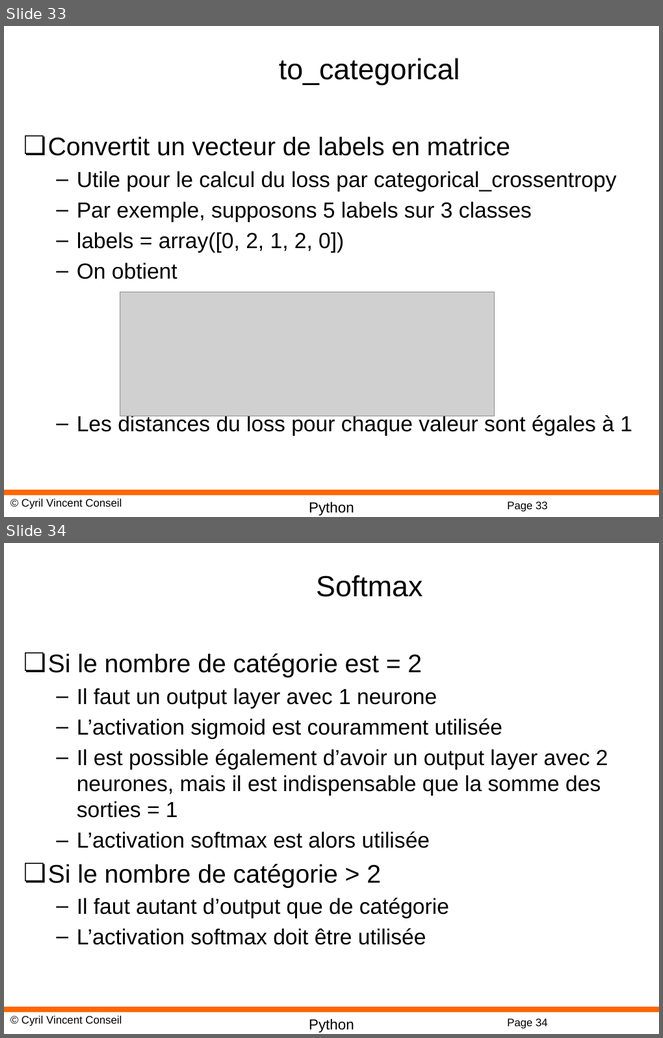
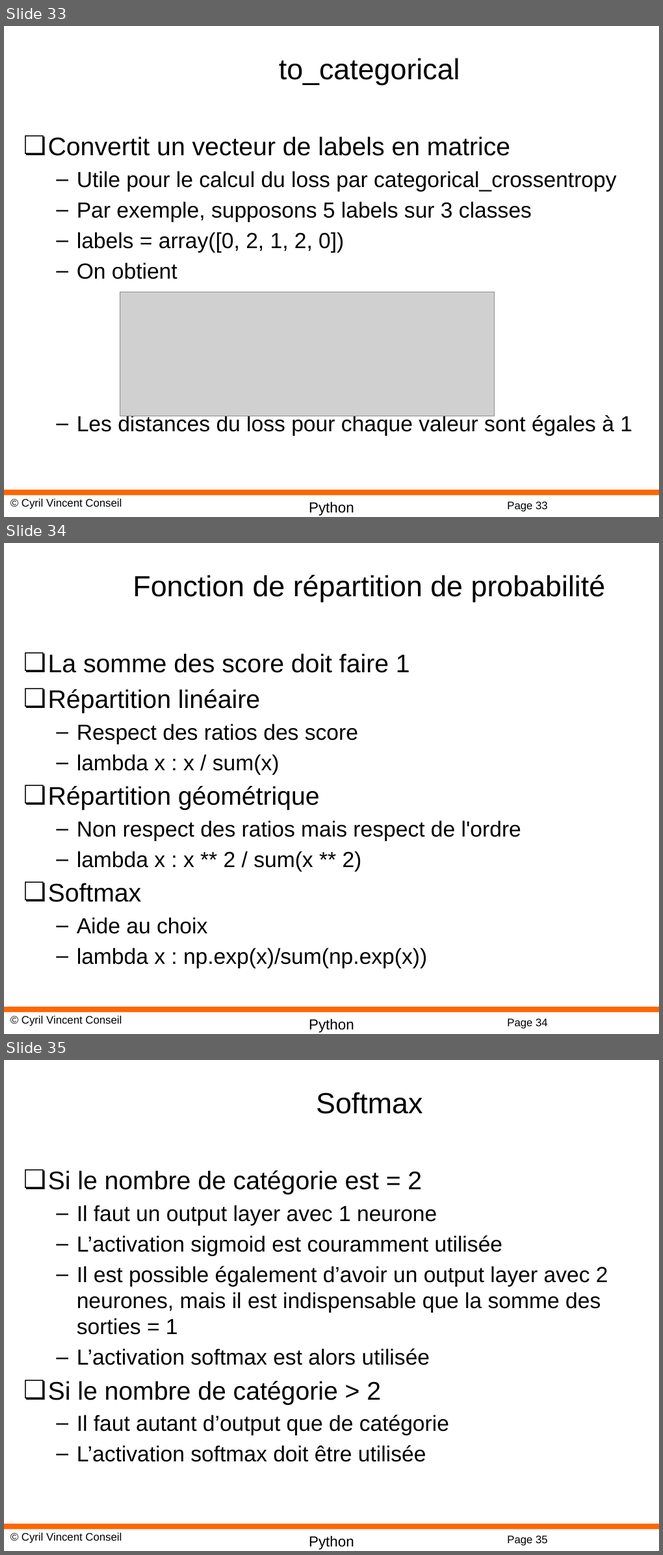
Before and after one commit to cyrilvincent/DL, a slide deck: PPT/DeepLearning09-Keras.pptx. Shown one above the other, each under a label of ours: slides 33 and 34 before the commit, slides 33, 34 and 35 after it. The pictures are 663x1038 and 663x1555 pixels, drawn with LibreOffice and Linux fonts; fonts in the diff are those of the drawing; grey boxes stand for pictures; background and template pictures are left out. Boxes give left, top, right and bottom in pixels: in the first picture for what was removed or moved away, otherwise in the second. Text is boxed around its words. In the diff, an @@ line names an element or a change of style, - is before the commit and + after.

```diff
--- a/PPT/DeepLearning09-Keras.pptx
+++ b/PPT/DeepLearning09-Keras.pptx
@@ slide 34 added at <box>4,543,659,1034</box>, background #FFFFFF; not listed: 4 template elements that a slide beside it also shows @@
@@ title added at <box>133,575,606,602</box>, 32 pt, text #000000 @@
+Fonction de répartition de probabilité
@@ text added at <box>48,653,521,969</box>, 24 pt, text #000000 @@
+❏ La somme des score doit faire 1
+❏ Répartition linéaire
+  – Respect des ratios des score
+  – lambda x : x / sum(x)
+❏ Répartition géométrique
+  – Non respect des ratios mais respect de l'ordre
+  – lambda x : x ** 2 / sum(x ** 2)
+❏ Softmax
+  – Aide au choix
+  – lambda x : np.exp(x)/sum(np.exp(x))
@@ what was slide 34 is now slide 35 @@
@@ page number at <box>507,1536,548,1546</box>: text changed @@
-Page 34
+Page 35
```
Also in this commit, not shown: 2 other files.
